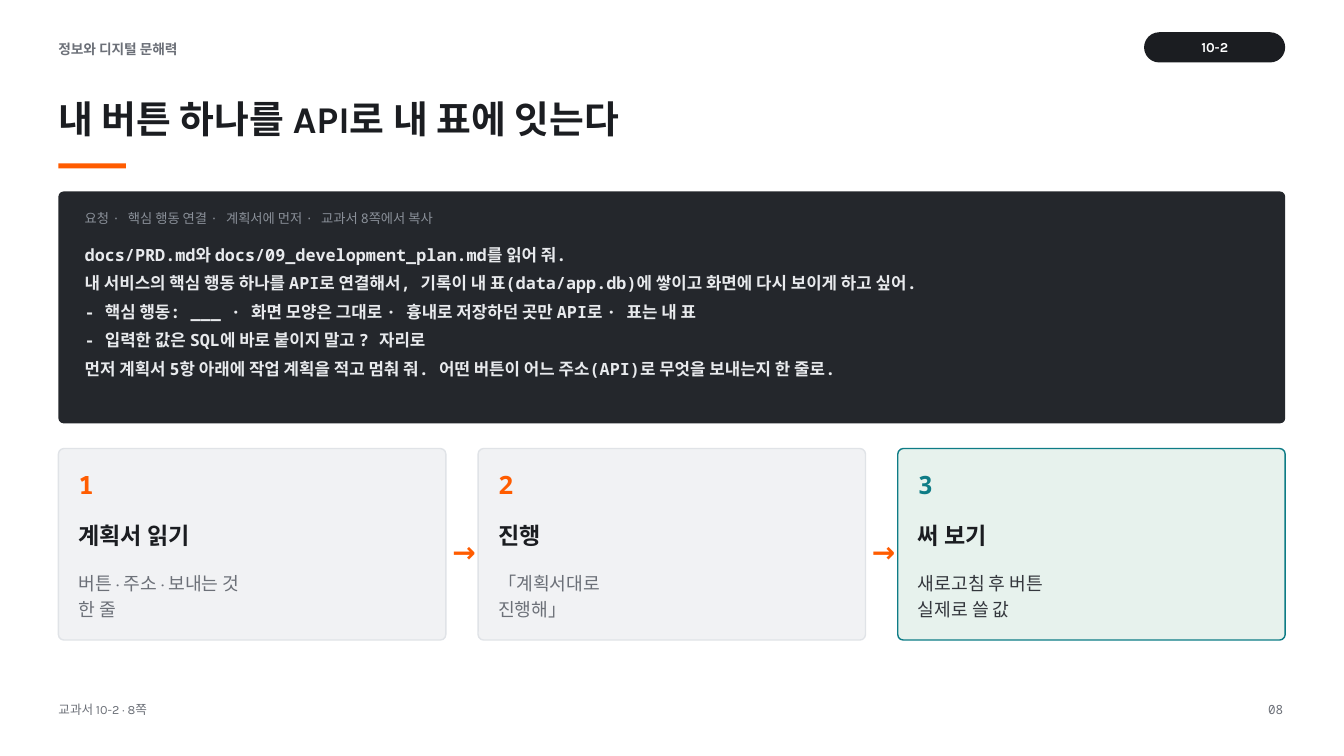
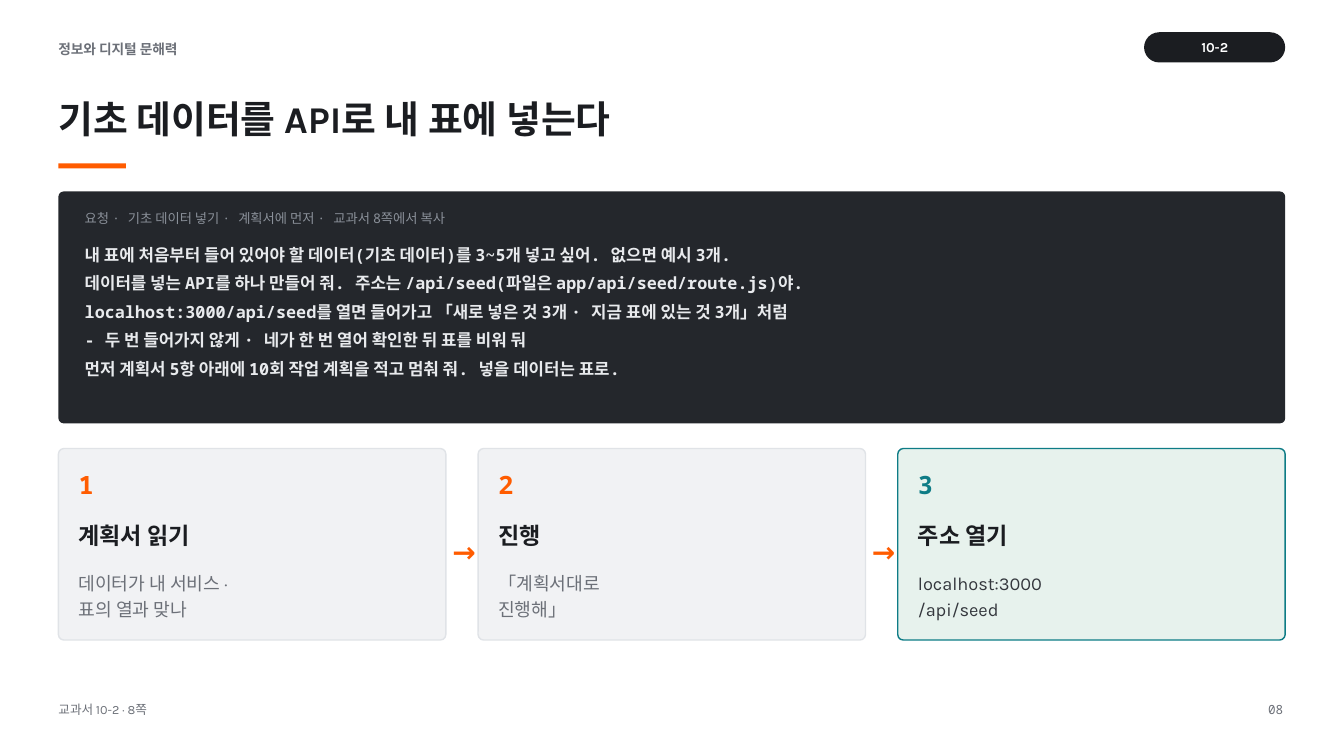
Before and after one commit to vcl-korea/2026-2nd-semester__jdh, a slide deck: slide 8 of 10/ppt/10-2_API와_서브에이전트.pptx. Drawn at 1344x756 pixels with LibreOffice and Linux fonts; fonts in the diff are those of the drawing. Boxes give left, top, right and bottom in pixels: in the first picture for what was removed or moved away, otherwise in the second. Text is boxed around its words. In the diff, an @@ line names an element or a change of style, - is before the commit and + after.

```diff
--- a/10/ppt/10-2_API와_서브에이전트.pptx
+++ b/10/ppt/10-2_API와_서브에이전트.pptx
@@ text at (x1=58, y1=101, x2=610, y2=137): text changed @@
-내 버튼 하나를 API로 내 표에 잇는다
+기초 데이터를 API로 내 표에 넣는다
@@ text at (x1=85, y1=212, x2=445, y2=224): text changed @@
-요청 · 핵심 행동 연결 · 계획서에 먼저 · 교과서 8쪽에서 복사
+요청 · 기초 데이터 넣기 · 계획서에 먼저 · 교과서 8쪽에서 복사
@@ text at (x1=85, y1=244, x2=803, y2=377): text changed @@
-docs/PRD.md와 docs/09_development_plan.md를 읽어 줘.
-내 서비스의 핵심 행동 하나를 API로 연결해서, 기록이 내 표(data/app.db)에 쌓이고 화면에 다시 보이게 하고 싶어.
-- 핵심 행동: ___ · 화면 모양은 그대로 · 흉내로 저장하던 곳만 API로 · 표는 내 표
-- 입력한 값은 SQL에 바로 붙이지 말고 ? 자리로
-먼저 계획서 5항 아래에 작업 계획을 적고 멈춰 줘. 어떤 버튼이 어느 주소(API)로 무엇을 보내는지 한 줄로.
+내 표에 처음부터 들어 있어야 할 데이터(기초 데이터)를 3~5개 넣고 싶어. 없으면 예시 3개.
+데이터를 넣는 API를 하나 만들어 줘. 주소는 /api/seed(파일은 app/api/seed/route.js)야.
+localhost:3000/api/seed를 열면 들어가고 「새로 넣은 것 3개 · 지금 표에 있는 것 3개」처럼
+- 두 번 들어가지 않게 · 네가 한 번 열어 확인한 뒤 표를 비워 둬
+먼저 계획서 5항 아래에 10회 작업 계획을 적고 멈춰 줘. 넣을 데이터는 표로.
@@ text at (x1=918, y1=524, x2=1007, y2=546): text changed @@
-써 보기
+주소 열기
@@ text at (x1=79, y1=575, x2=220, y2=618): text changed @@
-버튼 · 주소 · 보내는 것
-한 줄
+데이터가 내 서비스 ·
+표의 열과 맞나
@@ text at (x1=918, y1=577, x2=1042, y2=620): text changed @@
-새로고침 후 버튼
-실제로 쓸 값
+localhost:3000
+/api/seed
```
Also in this commit, not shown: 11 other slides changed, 2 slides added, 1 slide removed, 9 other files.
